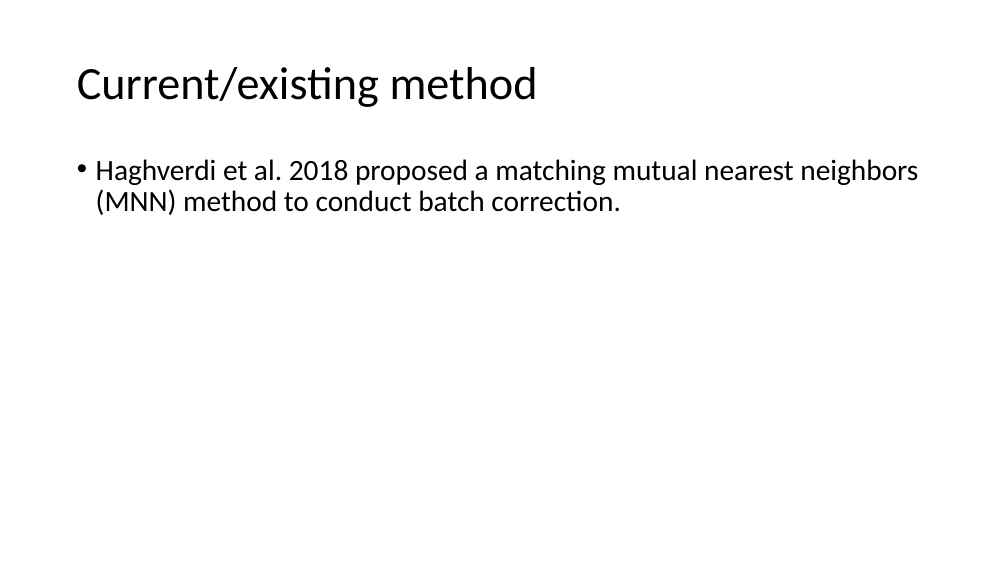
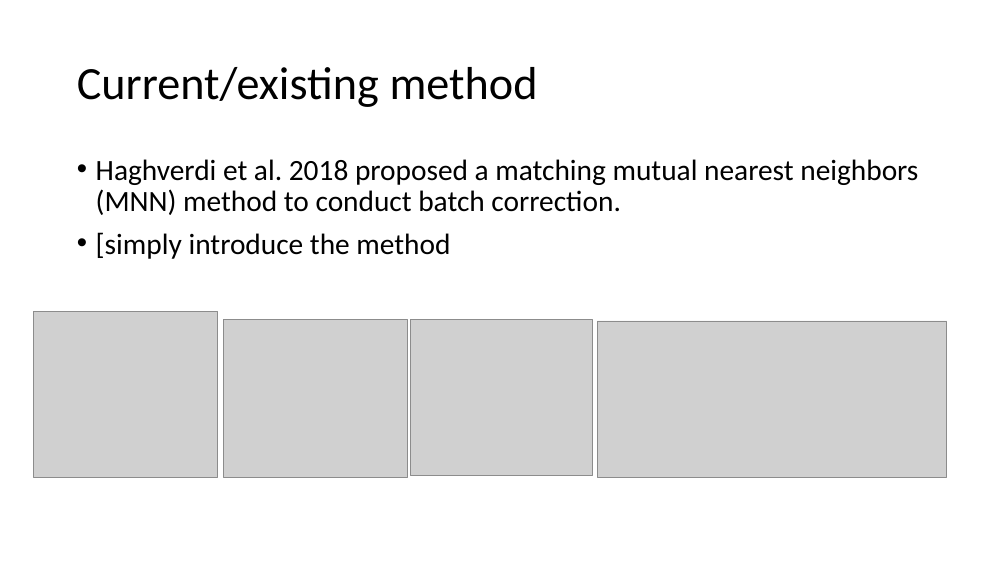
Before and after one commit to JiayiJessieTong/2019FALL_Lab_Rotation, a slide deck: slide 3 of 2019_fall_rotation_presentation.pptx. Drawn at 1008x567 pixels with LibreOffice and Linux fonts; fonts in the diff are those of the drawing; grey boxes stand for pictures. Boxes give left, top, right and bottom in pixels: in the first picture for what was removed or moved away, otherwise in the second. Text is boxed around its words. In the diff, an @@ line names an element or a change of style, - is before the commit and + after.

```diff
--- a/2019_fall_rotation_presentation.pptx
+++ b/2019_fall_rotation_presentation.pptx
@@ text at [96, 232, 450, 259]: paragraph added @@
+• [simply introduce the method
@@ picture added at [33, 312, 218, 477] @@
@@ picture added at [224, 320, 408, 477] @@
@@ picture added at [411, 320, 593, 476] @@
@@ picture added at [597, 321, 947, 477] @@
```
Also in this commit, not shown: 2 other slides changed, 2 other files.
